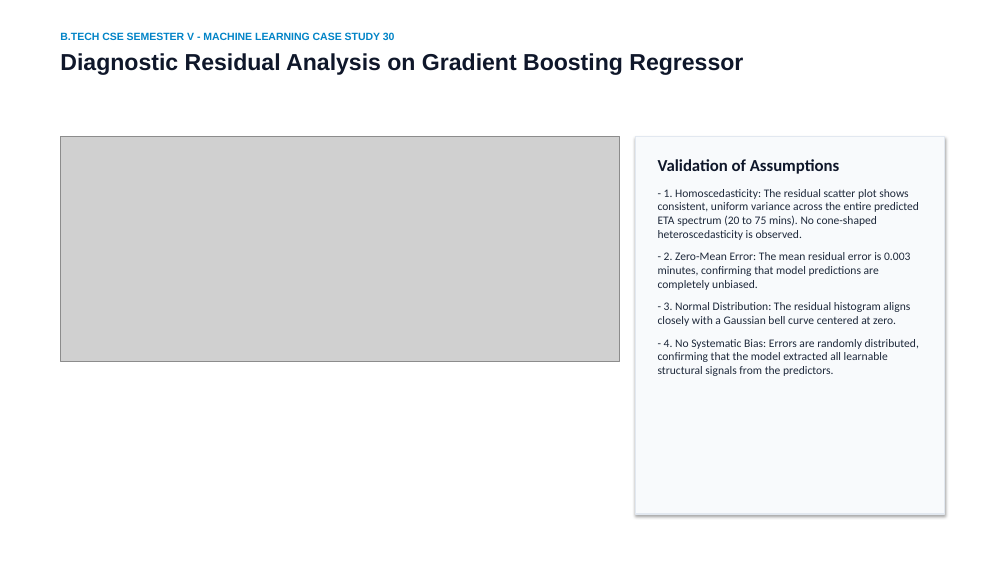
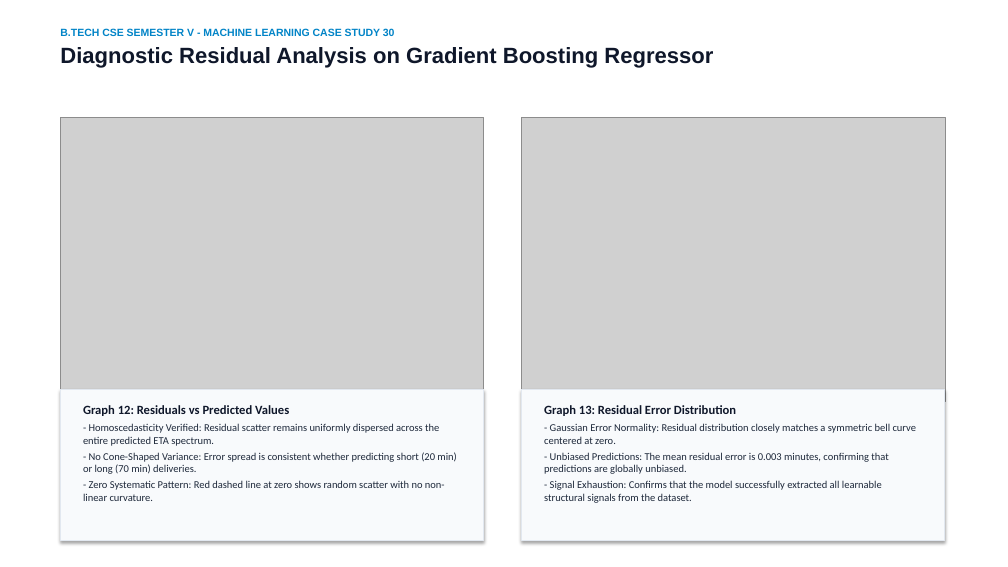
Before and after one commit to Rizwan2611/food-delivery-time-prediction, a slide deck: slide 11 of Food_Delivery_Time_Prediction_Presentation.pptx. Drawn at 1008x567 pixels with LibreOffice and Linux fonts; fonts in the diff are those of the drawing; grey boxes stand for pictures. Boxes give left, top, right and bottom in pixels: in the first picture for what was removed or moved away, otherwise in the second. Text is boxed around its words. In the diff, an @@ line names an element or a change of style, - is before the commit and + after.

Commit message:
Update presentation with 1-2 exact graphs per slide and comprehensive explanations

```diff
--- a/Food_Delivery_Time_Prediction_Presentation.pptx
+++ b/Food_Delivery_Time_Prediction_Presentation.pptx
@@ text "B.TECH CSE SEMESTER V - ..." at box(60, 28, 713, 68): size 22 to 21 pt in "Diagnostic Residual Analysis on Gradient Boosting Regressor"; less space between paragraphs @@
@@ picture: place and size @@
-picture at box(60, 136, 620, 362)
+picture at box(60, 117, 484, 402)
@@ picture added at box(522, 117, 945, 401) @@
@@ rectangle: place and size @@
-rectangle at box(635, 136, 945, 514)
+rectangle at box(60, 389, 484, 541)
@@ rectangle added at box(522, 389, 945, 541), fill #F8FAFC, outline #E2E8F0 1 pt @@
@@ text at box(83, 405, 456, 501): text changed; size 11 to 10 pt @@
-Validation of Assumptions
-- 1. Homoscedasticity: The residual scatter plot shows consistent, uniform variance across the entire predicted ETA spectrum (20 to 75 mins). No cone-shaped heteroscedasticity is observed.
-- 2. Zero-Mean Error: The mean residual error is 0.003 minutes, confirming that model predictions are completely unbiased.
-- 3. Normal Distribution: The residual histogram aligns closely with a Gaussian bell curve centered at zero.
-- 4. No Systematic Bias: Errors are randomly distributed, confirming that the model extracted all learnable structural signals from the predictors.
+Graph 12: Residuals vs Predicted Values
+- Homoscedasticity Verified: Residual scatter remains uniformly dispersed across the entire predicted ETA spectrum.
+- No Cone-Shaped Variance: Error spread is consistent whether predicting short (20 min) or long (70 min) deliveries.
+- Zero Systematic Pattern: Red dashed line at zero shows random scatter with no non-linear curvature.
@@ text added at box(544, 405, 916, 503), 10 pt, text #1E293B @@
+Graph 13: Residual Error Distribution
+- Gaussian Error Normality: Residual distribution closely matches a symmetric bell curve centered at zero.
+- Unbiased Predictions: The mean residual error is 0.003 minutes, confirming that predictions are globally unbiased.
+- Signal Exhaustion: Confirms that the model successfully extracted all learnable structural signals from the dataset.
```
Also in this commit, not shown: 10 other slides changed, 5 slides added, 5 slides removed, 14 other files.
